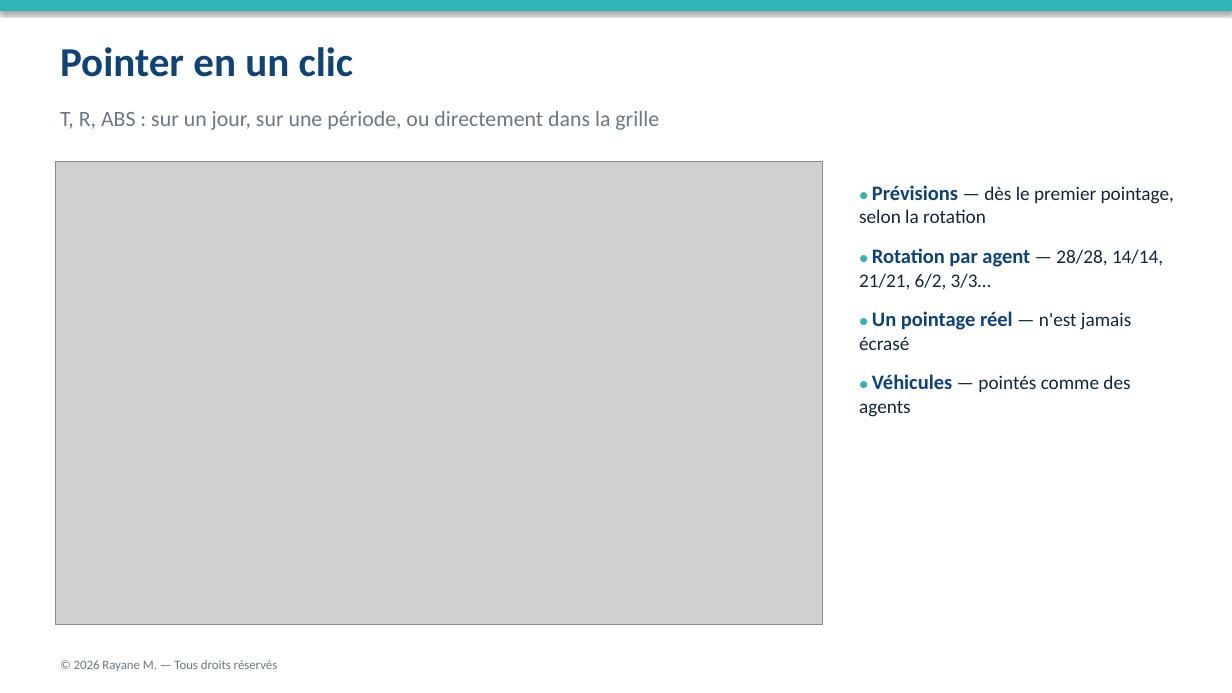
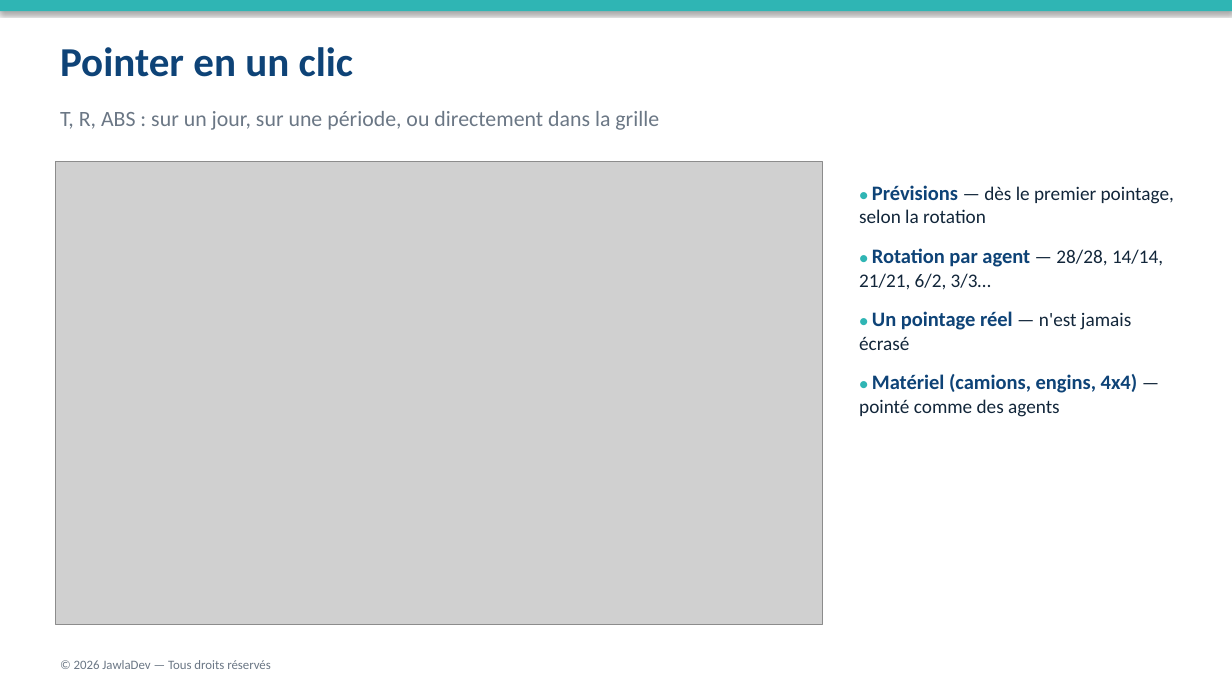
Before and after one commit to rayanem-dev/JawlaDev, a slide deck: slide 6 of assets/docs/Sijil-Presentation.pptx. Drawn at 1232x693 pixels with LibreOffice and Linux fonts; fonts in the diff are those of the drawing; grey boxes stand for pictures. Boxes give left, top, right and bottom in pixels: in the first picture for what was removed or moved away, otherwise in the second. Text is boxed around its words. In the diff, an @@ line names an element or a change of style, - is before the commit and + after.

```diff
--- a/assets/docs/Sijil-Presentation.pptx
+++ b/assets/docs/Sijil-Presentation.pptx
@@ text at [859,374,1138,417]: text changed; size 15 to 16 pt; text colour #12263A to #0E4377; bold on @@
-● Véhicules — pointés comme des agents
+● Matériel (camions, engins, 4x4) — pointé comme des agents
@@ text at [74,660,271,669]: text changed @@
-© 2026 Rayane M. — Tous droits réservés
+© 2026 JawlaDev — Tous droits réservés
```
Also in this commit, not shown: 18 other slides changed, 2 slides added, 4 other files.
